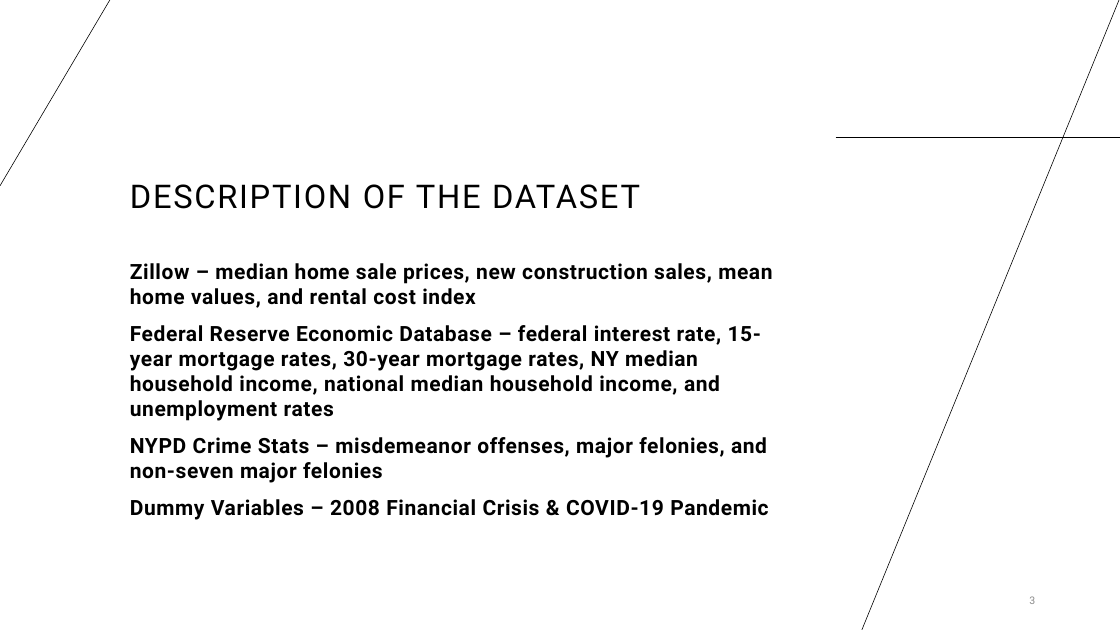
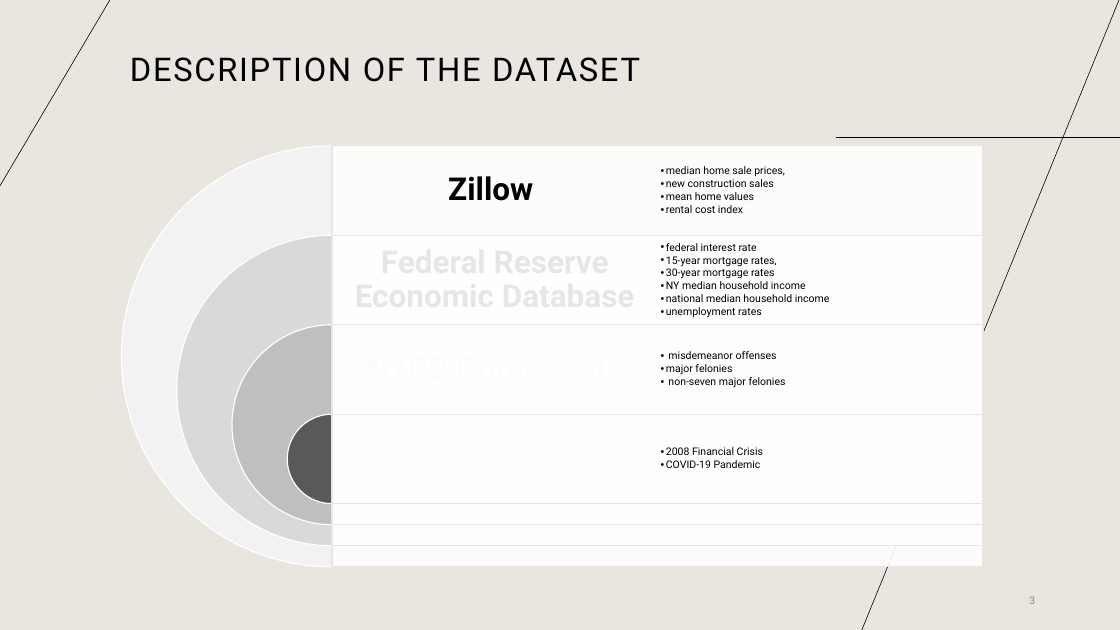
Before and after one commit to graciecakes4/ITEC621Project, a slide deck: slide 3 of ITEC621 Final Presentation.pptx. Drawn at 1120x630 pixels with LibreOffice and Linux fonts; fonts in the diff are those of the drawing. Boxes give left, top, right and bottom in pixels: in the first picture for what was removed or moved away, otherwise in the second. Text is boxed around its words. In the diff, an @@ line names an element or a change of style, - is before the commit and + after.

```diff
--- a/ITEC621 Final Presentation.pptx
+++ b/ITEC621 Final Presentation.pptx
@@ background #FFFFFF to #E9E6DF @@
@@ title "DESCRIPTION OF THE DATASET" at <box>130,57,640,82</box>: vertical alignment bottom to middle @@
@@ text removed at <box>130,263,772,520</box> @@
-Zillow – median home sale prices, new construction sales, mean home values, and rental cost index
-Federal Reserve Economic Database – federal interest rate, 15-year mortgage rates, 30-year mortgage rates, NY median household income, national median household income, and unemployment rates
-NYPD Crime Stats – misdemeanor offenses, major felonies, and non-seven major felonies
-Dummy Variables – 2008 Financial Crisis & COVID-19 Pandemic
@@ group added at <box>122,146,983,567</box>: 7 rectangles, 5 texts, 4 pie slice (boxed as its full ellipse)s @@
+Zillow
+  • median home sale prices,
+  • new construction sales
+  • mean home values
+  • rental cost index
+  • federal interest rate
+  • 15-year mortgage rates,
+  • 30-year mortgage rates
+  • NY median household income
+  • national median household income
+  • unemployment rates
+  • misdemeanor offenses
+  • major felonies
+  • non-seven major felonies
+  • 2008 Financial Crisis
+  • COVID-19 Pandemic
```
Also in this commit, not shown: 2 other slides changed, 3 slides added, 1 slide removed, 4 other files.
